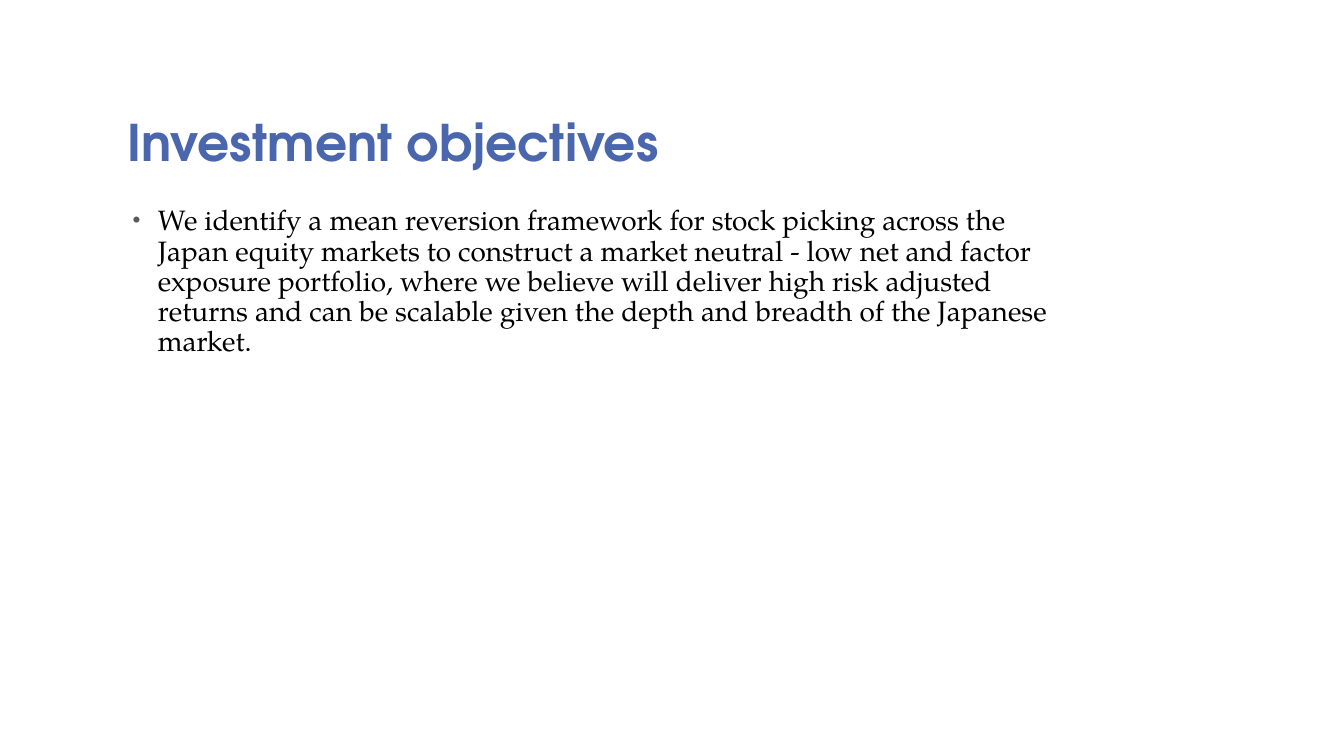
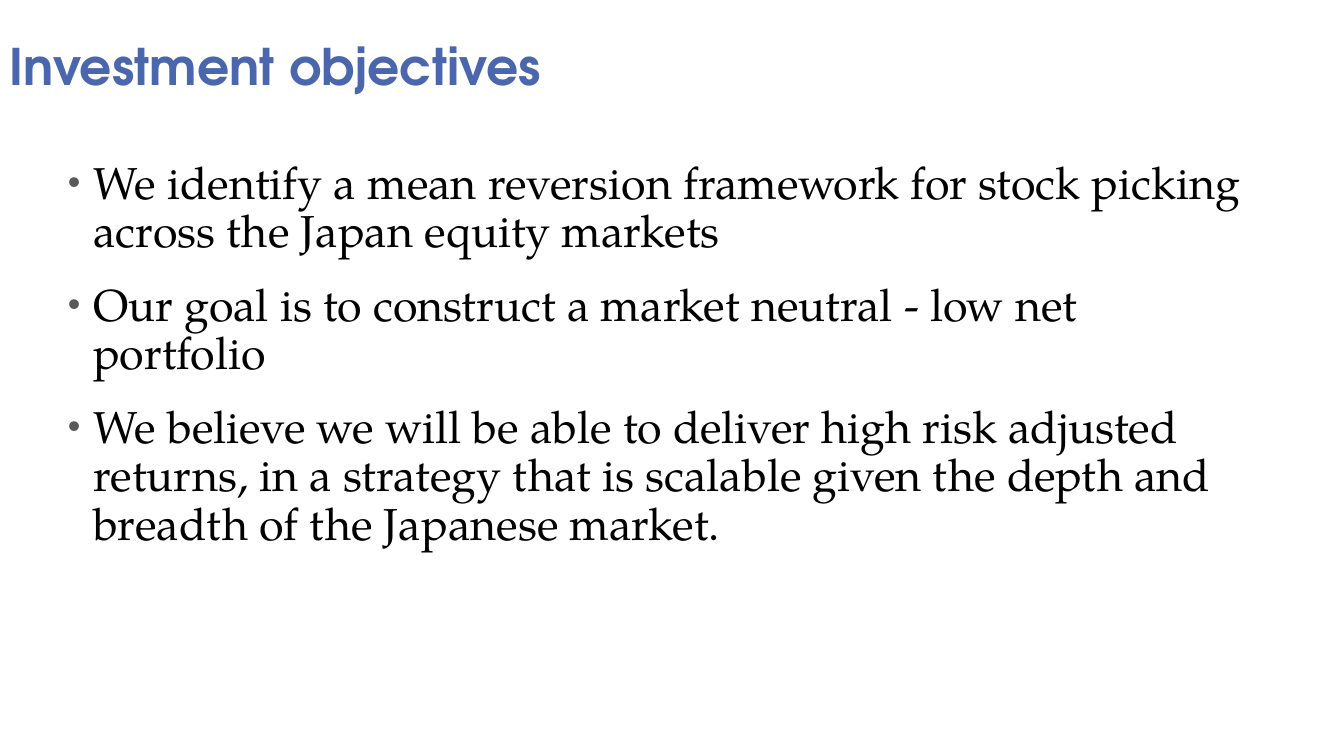
Before and after one commit to HHH0808/SMU-QTS, a slide deck: slide 2 of QTS project presentation.pptx. Drawn at 1344x756 pixels with LibreOffice and Linux fonts; fonts in the diff are those of the drawing; background and template pictures are left out. Boxes give left, top, right and bottom in pixels: in the first picture for what was removed or moved away, otherwise in the second. Text is boxed around its words. In the diff, an @@ line names an element or a change of style, - is before the commit and + after.

```diff
--- a/QTS project presentation.pptx
+++ b/QTS project presentation.pptx
@@ text "Investment objectives": place and size @@
-text "Investment objectives" at box(128, 122, 659, 171)
+text "Investment objectives" at box(10, 46, 541, 95)
@@ text at box(93, 166, 1240, 553): text changed; size 20 to 32 pt @@
-• We identify a mean reversion framework for stock picking across the Japan equity markets to construct a market neutral - low net and factor exposure portfolio, where we believe will deliver high risk adjusted returns and can be scalable given the depth and breadth of the Japanese market.
+• We identify a mean reversion framework for stock picking across the Japan equity markets
+• Our goal is to construct a market neutral - low net portfolio
+• We believe we will be able to deliver high risk adjusted returns, in a strategy that is scalable given the depth and breadth of the Japanese market.
```
Also in this commit, not shown: 4 other slides changed, 7 slides added, 5 slides removed.
